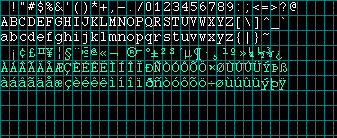
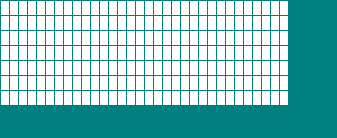
Before/after of a 337 x 138 layered artwork. What changed in the layer stack:
removed layer "Layer 4" over [left=1, top=47, right=287, bottom=90]
added layer "Layer 9" above "Layer 8" over [left=1, top=1, right=337, bottom=138]
added layer "Layer 8" above "Layer 2" over [left=1, top=62, right=287, bottom=105]
painted on "Layer 2" over [left=1, top=1, right=296, bottom=45]
hid "Background" over [left=1, top=1, right=337, bottom=138]
